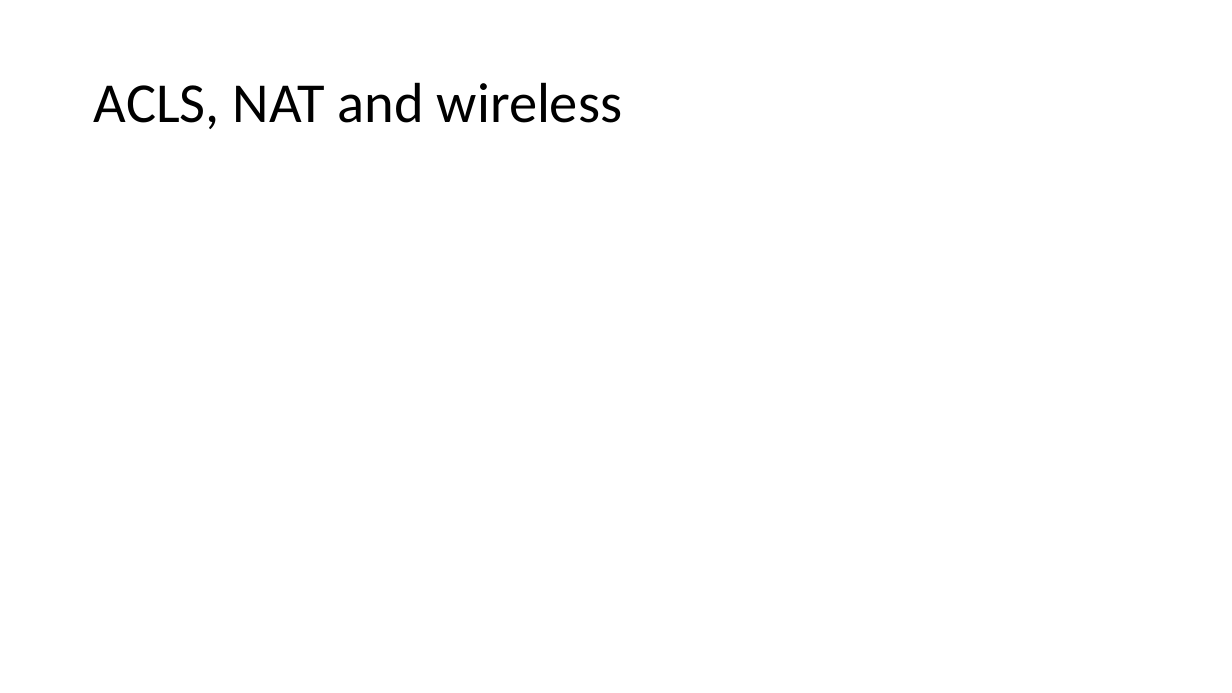
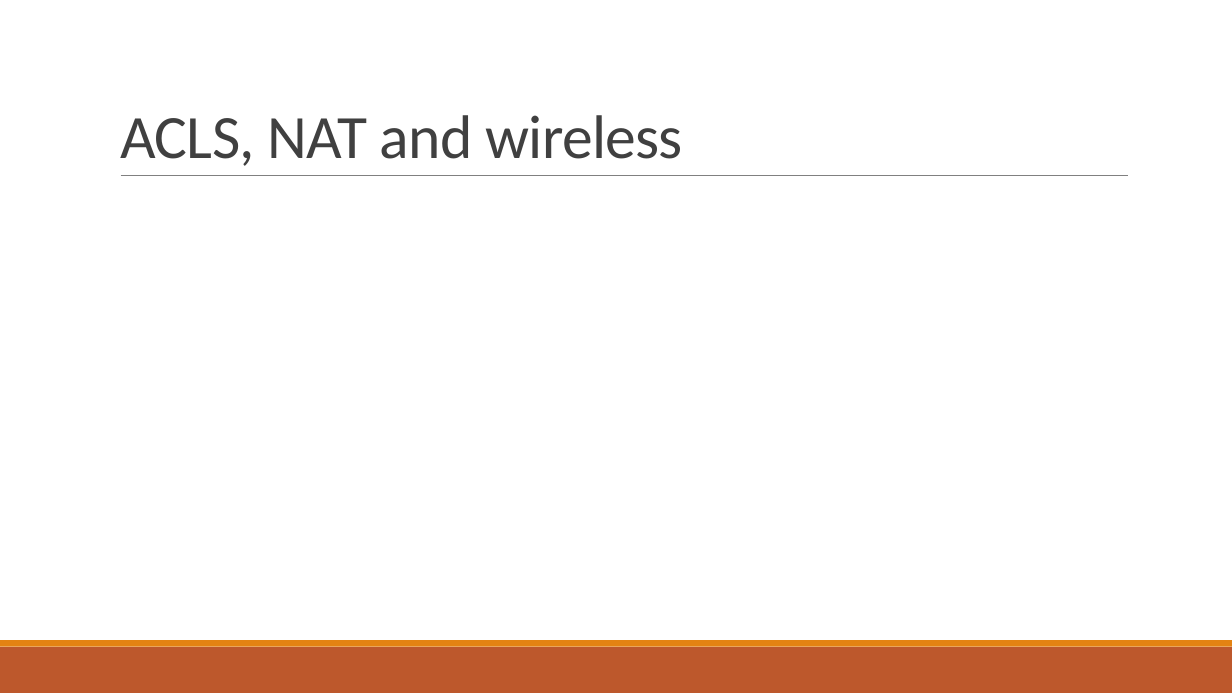
Before and after one commit to wkborn/cy350project, a slide deck: slide 9 of Network Proposal.pptx (slide 10 before the commit). Drawn at 1232x693 pixels with LibreOffice and Linux fonts; fonts in the diff are those of the drawing. Boxes give left, top, right and bottom in pixels: in the first picture for what was removed or moved away, otherwise in the second. Text is boxed around its words. In the diff, an @@ line names an element or a change of style, - is before the commit and + after.

```diff
--- a/Network Proposal.pptx
+++ b/Network Proposal.pptx
@@ title "ACLS, NAT and wireless" moved from (x1=94, y1=82, x2=622, y2=129) to (x1=120, y1=115, x2=683, y2=166) @@
@@ title "ACLS, NAT and wireless" at (x1=120, y1=115, x2=683, y2=166): size 44 to 48 pt, text colour #000000 to #404040, letter spacing 0 to -0.5 pt; line spacing 0.9 to 0.85; vertical alignment middle to bottom @@
@@ line added from (121, 176) to (1128, 176), #808080 0.5 pt @@
@@ rectangle added at (x1=0, y1=647, x2=1232, y2=693), fill #BD582C @@
@@ rectangle added at (x1=0, y1=640, x2=1232, y2=647), fill #E48312 @@
```
Also in this commit, not shown: 5 other slides changed, 3 slides added, 6 slides removed.
